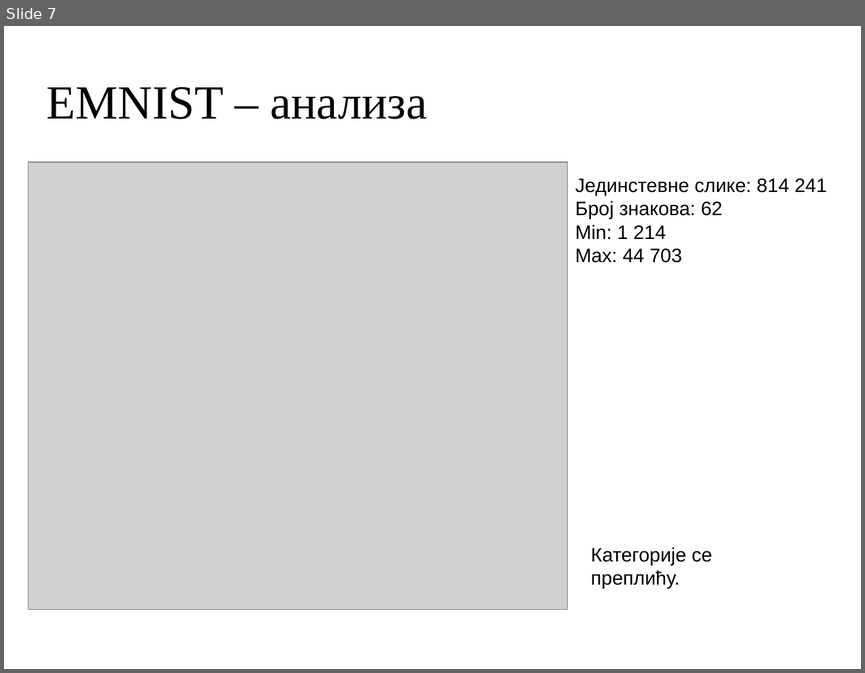
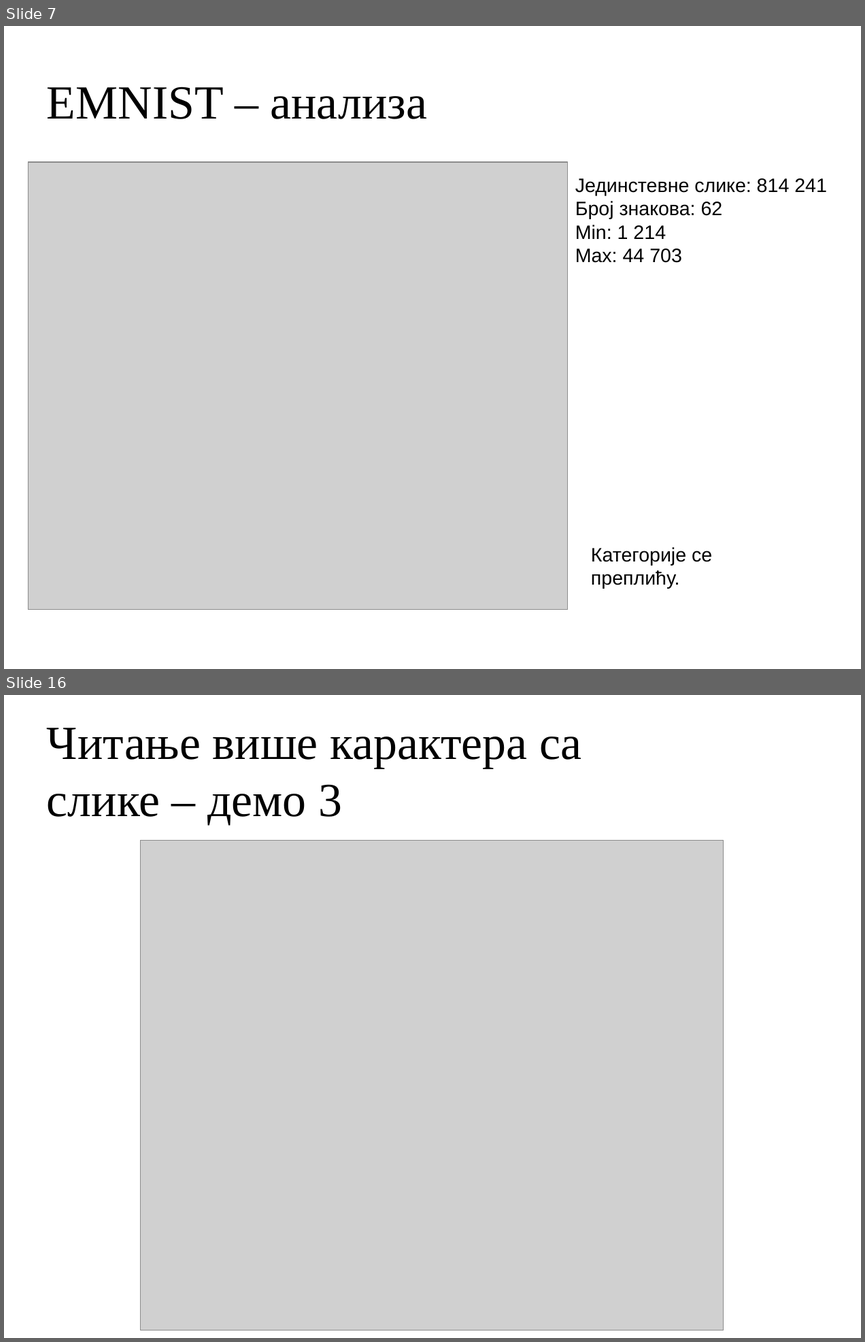
Before and after one commit to MihailoVukorep/mitnop_proj, a slide deck: docs/presentation.odp. Shown one above the other, each under a label of ours: slide 7 before the commit, slides 7 and 16 after it; the slides between them are not shown. The pictures are 865x673 and 865x1342 pixels, drawn with LibreOffice and Linux fonts; fonts in the diff are those of the drawing; grey boxes stand for pictures; background and template pictures are left out. Boxes give left, top, right and bottom in pixels: in the first picture for what was removed or moved away, otherwise in the second. Text is boxed around its words. In the diff, an @@ line names an element or a change of style, - is before the commit and + after.

```diff
--- a/docs/presentation.odp
+++ b/docs/presentation.odp
@@ slide 16 added at <box>4,695,861,1338</box>, background picture (left out) @@
@@ title added at <box>47,728,582,825</box>, 44 pt, text #000000 @@
+Читање више карактера са слике – демо 3
@@ picture added at <box>141,841,723,1330</box> @@
```
Also in this commit, not shown: 3 slides changed, 9 other slides added, 7 slides removed, 3 other files.
